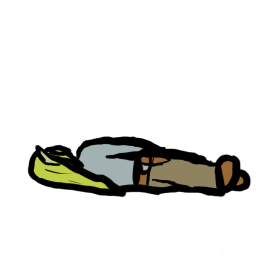
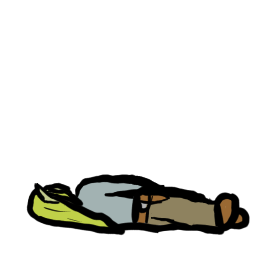
Layer changes from the first 256 x 256 image to the second:
painted on "Layer 2" over [26, 136, 251, 236]
painted on "Layer 4" over [26, 136, 251, 236]
painted on "Layer 3(pasted)" over [26, 136, 251, 236]
